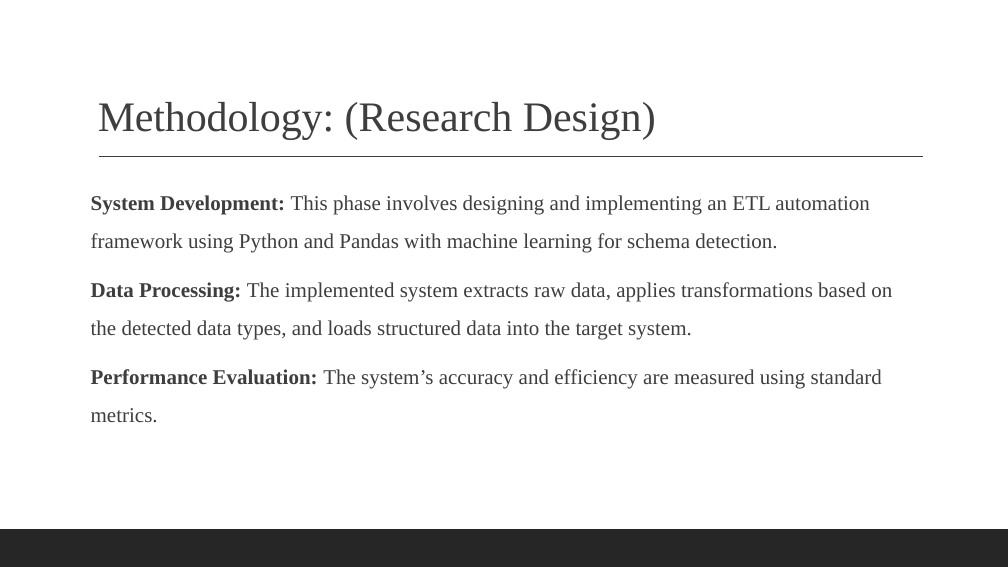
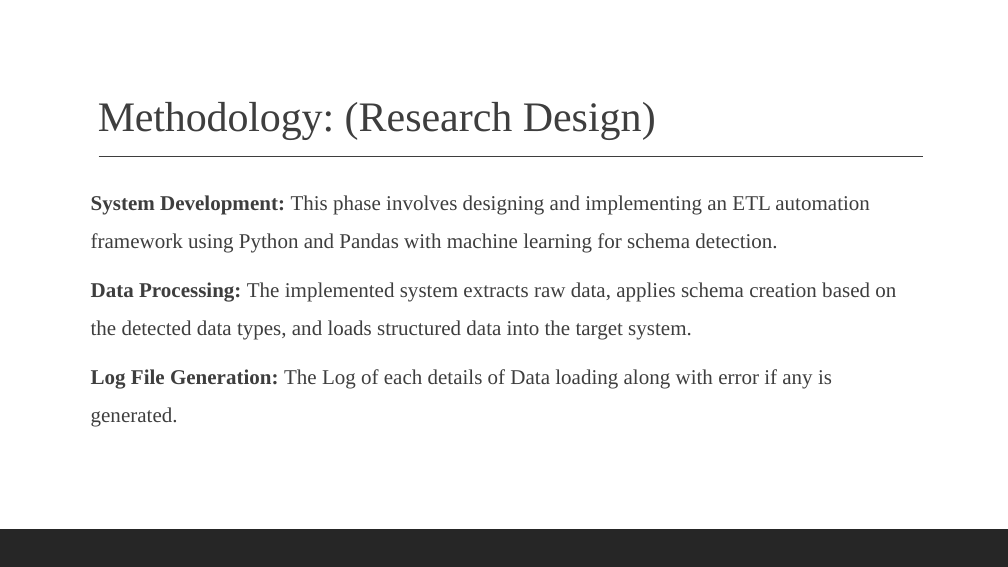
Before and after one commit to MeePks/ETL-AI-Schema-Detection, a slide deck: slide 5 of Documentation/ETLautomationPresentation.pptx. Drawn at 1008x567 pixels with LibreOffice and Linux fonts; fonts in the diff are those of the drawing. Boxes give left, top, right and bottom in pixels: in the first picture for what was removed or moved away, otherwise in the second. Text is boxed around its words. In the diff, an @@ line names an element or a change of style, - is before the commit and + after.

```diff
--- a/Documentation/ETLautomationPresentation.pptx
+++ b/Documentation/ETLautomationPresentation.pptx
@@ text at [91, 282, 896, 427]: text changed @@
-Data Processing: The implemented system extracts raw data, applies transformations based on the detected data types, and loads structured data into the target system.
-Performance Evaluation: The system’s accuracy and efficiency are measured using standard metrics.
+Data Processing: The implemented system extracts raw data, applies schema creation based on the detected data types, and loads structured data into the target system.
+Log File Generation: The Log of each details of Data loading along with error if any is generated.
```
Also in this commit, not shown: 2 other slides changed, 4 slides added, 2 slides removed, 2 other files.
